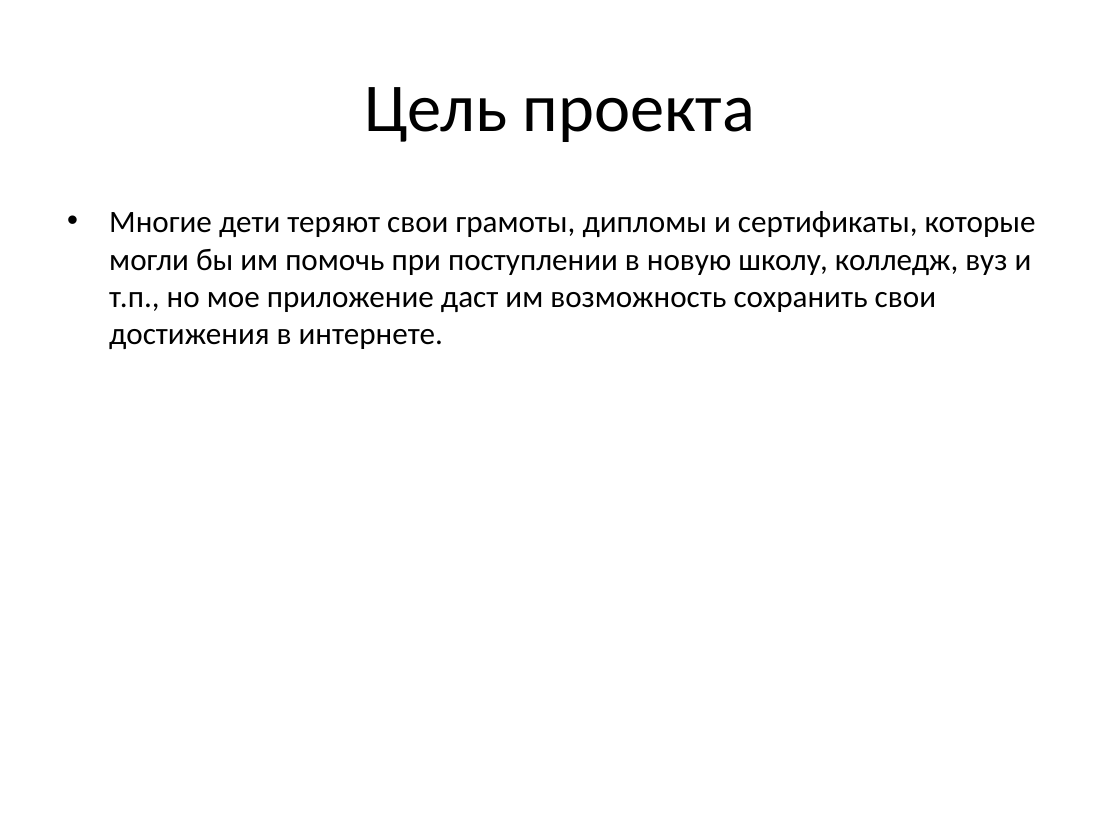
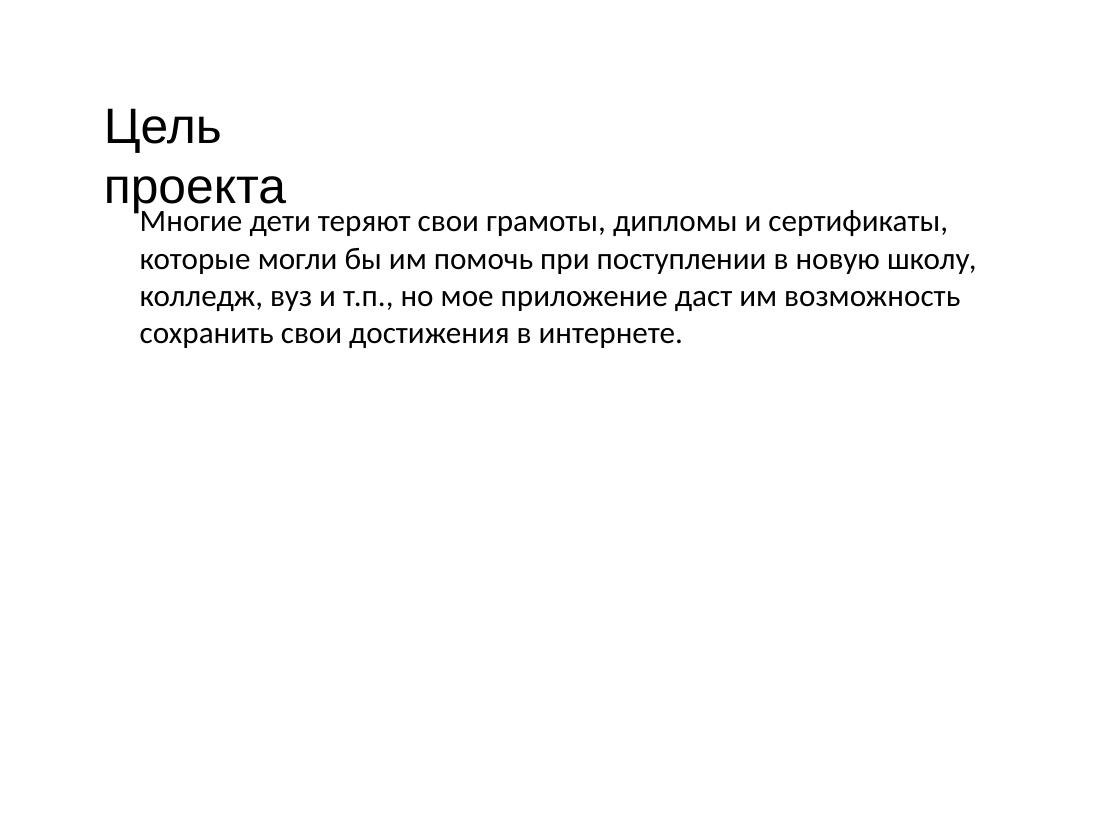
Before and after one commit to OCCCAS/Yandex, a slide deck: slide 3 of resources/PortSave.pptx. Drawn at 1120x840 pixels with LibreOffice and Linux fonts; fonts in the diff are those of the drawing; background and template pictures are left out. Boxes give left, top, right and bottom in pixels: in the first picture for what was removed or moved away, otherwise in the second. Text is boxed around its words. In the diff, an @@ line names an element or a change of style, - is before the commit and + after.

```diff
--- a/resources/PortSave.pptx
+++ b/resources/PortSave.pptx
@@ text "Цель проекта": place and size @@
-text "Цель проекта" at (364,87,756,142)
+text "Цель проекта" at (104,108,286,213)
@@ text "Цель проекта" at (104,108,286,213): size 44 to 32 pt, font Calibri to Arial; alignment centre to left; vertical alignment middle to top @@
@@ text "Многие дети теряют свои грамоты, ...": place and size @@
-text "Многие дети теряют свои грамоты, ..." at (109,211,1036,349)
+text "Многие дети теряют свои грамоты, ..." at (140,210,977,348)
@@ text "Многие дети теряют свои грамоты, ..." at (140,210,977,348): bullet • to none @@
```
Also in this commit, not shown: 1 other slide changed, 6 slides added, 5 slides removed.
